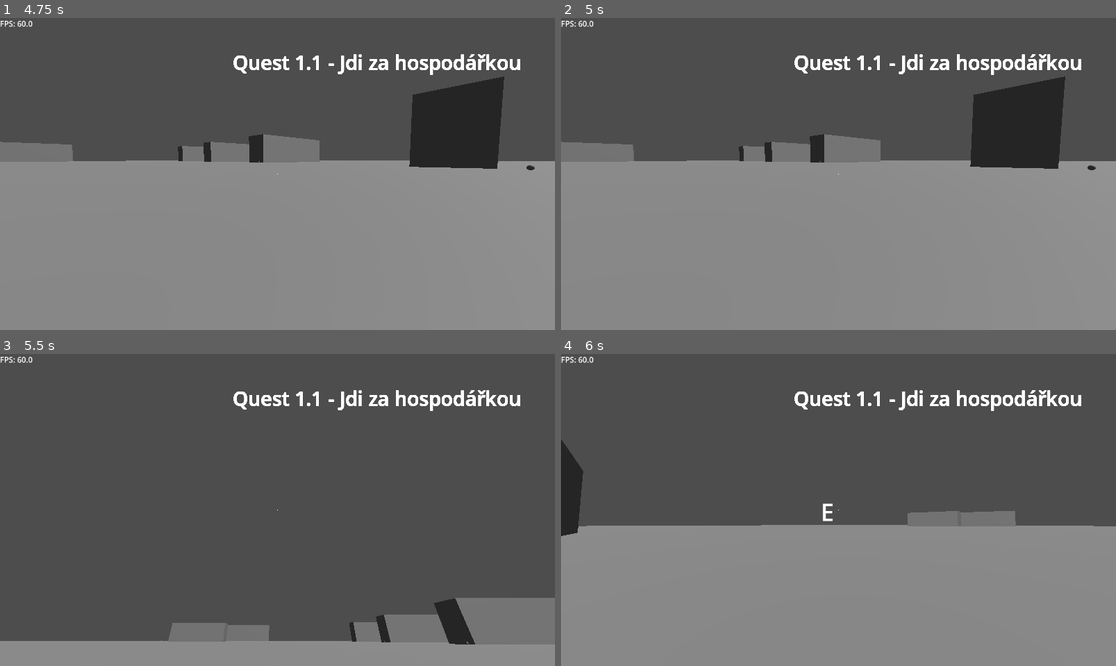
Above: before the commit, frames 1-4 (two rows, left to right).
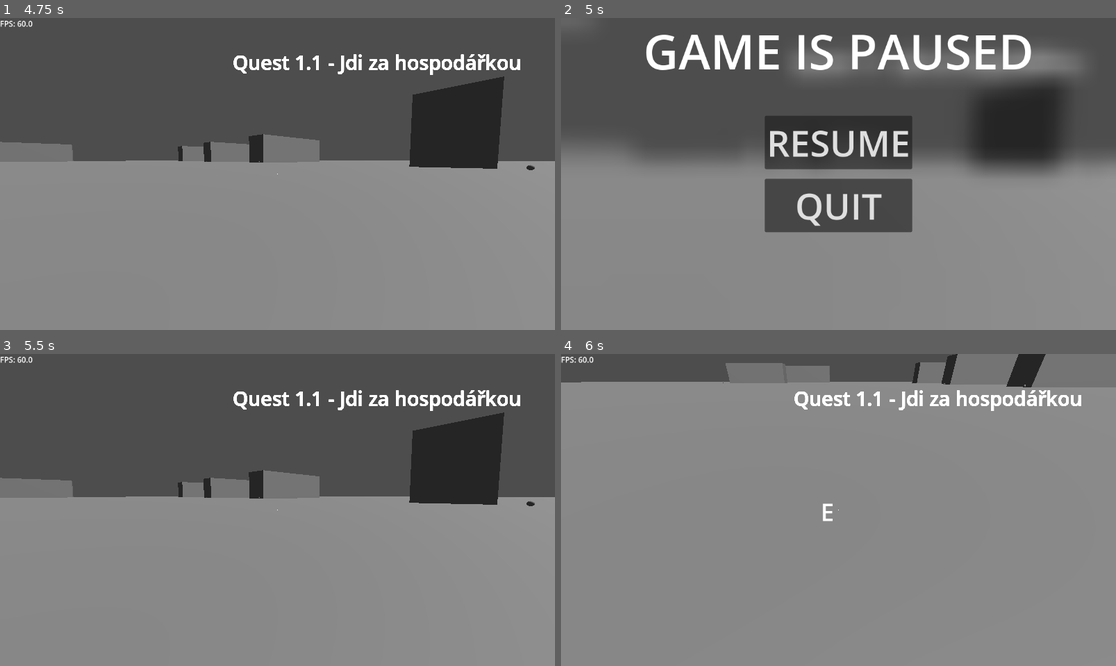
Above: after the commit, the same moments.

Repository: StrahovGameDev/StraHov
Game: Godot game, scene res://main_scene/game_manager.tscn
Two runs of this game, one before a commit and one after it. Both use one fixed random seed, a clock stepped at 60 frames per second and the inputs below. Video files are missing from this copy of the repository; at most half a second of black plays in their place.
Inputs (mouse positions are in pixels of both pictures, inside the frame that each line leads up to):
- Up to frame 1 (4.75 s): click "START" at 0.5 s; tap Enter (enter) at 1.25 s; move the mouse to (305, 174) at 1.27 s; hold E (accept) 1.28-2.03 s; hold Space (fly_up) from 1.28 s (still down); move the mouse to (249, 174) at 2.02 s; tap Ctrl (duck) at 2.1 s; tap E (accept) at 2.75, 3.5, 4.25 s; move the mouse to (288, 167) at 2.77 s; hold Enter (enter) 2.78-3.53 s; move the mouse to (271, 180) at 3.52 s; tap Shift (sprint) at 3.6 s; move the mouse to (316, 177) at 4.27 s; hold E (accept) from 4.28 s (still down)
- Up to frame 2 (5 s): keep holding Space (fly_up); keep holding E (accept); tap Escape (escape) at 4.9 s
- Up to frame 3 (5.5 s): release Space (fly_up) at 5 s; release E (accept) at 5 s; click (277, 478) at 5 s, where only the run after the commit has a clickable "RESUME"
- Up to frame 4 (6 s): tap E (accept) at 5.75 s; move the mouse to (794, 506) at 5.77 s; hold Space (fly_up) from 5.78 s (still down); tap Ctrl (duck) at 5.85 s

Frame 1 is identical in both runs. In frame 2, 16% of the frame differs, in the area x 0-100%, y 0-69%; in frame 3, 50%, in the area x 0-100%, y 18-94%; in frame 4, 48%.

Commit message:
PM: bugfix, cutscene is now skipable, and is not affected by pause menu 	that is now ready for full testing

Diff:
--- a/cutscene_manager.gd
+++ b/cutscene_manager.gd
@@ -2,6 +2,9 @@
 
 var last_time_escape_pressed: float
 var escape_held: bool = false
+
+## emited when cutscene starts
+signal started
 
 var cutscenes: Dictionary = {
 	"cutscene1.1": "res://cutscenes/cutscene1_1.ogv",
@@ -32,6 +35,7 @@
 
 func play_cutscene(cutscene_id: String) -> void:
 	if cutscenes.has(cutscene_id):
+		started.emit()
 		stream = load(cutscenes[cutscene_id])
 		play()
 	else:
@@ -40,4 +44,5 @@
 
 func skip_cutscene() -> void:
 	stop()
+	finished.emit()
 	stream = null
--- a/main_scene/game_manager.tscn
+++ b/main_scene/game_manager.tscn
@@ -1,14 +1,12 @@
-[gd_scene load_steps=8 format=3 uid="uid://bh1bx58xo7kmm"]
+[gd_scene load_steps=9 format=3 uid="uid://bh1bx58xo7kmm"]
 
 [ext_resource type="Script" uid="uid://bbookv36piwvg" path="res://main_scene/game_manager.gd" id="1_ctrpd"]
 [ext_resource type="PackedScene" uid="uid://djesgf26jvqba" path="res://player.tscn" id="2_ddapi"]
 [ext_resource type="PackedScene" uid="uid://limqqekoiruf" path="res://scenes/map.tscn" id="3_ddapi"]
-[ext_resource type="PackedScene" uid="uid://cv2buc5hncyui" path="res://scenes/dialog_trigger.tscn" id="4_1lmva"]
-[ext_resource type="PackedScene" uid="uid://dik6ufaanpog5" path="res://main_menu.tscn" id="5_p1t4w"]
-[ext_resource type="PackedScene" uid="uid://c8kybpvtqyg1" path="res://cutscene_manager.tscn" id="8_yvaem"]
 [ext_resource type="PackedScene" path="res://scenes/dialog_trigger.tscn" id="4_1lmva"]
 [ext_resource type="PackedScene" uid="uid://c07q3pntyj0fy" path="res://pause_menu/pause_menu.tscn" id="5_5f7xb"]
 [ext_resource type="PackedScene" uid="uid://dik6ufaanpog5" path="res://main_menu/main_menu.tscn" id="5_p1t4w"]
+[ext_resource type="PackedScene" uid="uid://c8kybpvtqyg1" path="res://cutscene_manager.tscn" id="8_yvaem"]
 
 [sub_resource type="Environment" id="Environment_ddapi"]
 
@@ -41,4 +39,7 @@
 
 [node name="CutsceneManager" parent="." instance=ExtResource("8_yvaem")]
 
+[connection signal="finished" from="CutsceneManager" to="pause_menu" method="_on_cutscene_manager_finished"]
+[connection signal="started" from="CutsceneManager" to="pause_menu" method="_on_cutscene_manager_started"]
+
 [editable path="Map"]
--- a/pause_menu/pause.gd
+++ b/pause_menu/pause.gd
@@ -1,18 +1,28 @@
-extends Control
+extends CanvasLayer
+
+var pausable = true
 
 func _ready() -> void:
-	$"..".visible = false
+	$".".visible = false
 
 func _input(event: InputEvent) -> void:
-	if event.is_action_pressed("pause"):
+
+	if event.is_action_pressed("escape") and pausable:
 		get_tree().paused = true
-		$"..".visible = true
+		$".".visible = true
 		Input.set_mouse_mode(Input.MOUSE_MODE_VISIBLE)
+
 
 func _on_resume_pressed() -> void:
 	get_tree().paused = false
-	$"..".visible = false
+	$".".visible = false
 	Input.set_mouse_mode(Input.MOUSE_MODE_CAPTURED)
 
 func _on_quit_pressed() -> void:
 	get_tree().quit()
+
+func _on_cutscene_manager_started() -> void:
+	pausable = false
+
+func _on_cutscene_manager_finished() -> void:
+	pausable = true
--- a/pause_menu/pause_menu.tscn
+++ b/pause_menu/pause_menu.tscn
@@ -11,6 +11,7 @@
 Button/font_sizes/font_size = 75
 
 [node name="pause_menu" type="CanvasLayer"]
+script = ExtResource("1_uwtdo")
 
 [node name="pause" type="Control" parent="."]
 process_mode = 3
@@ -21,7 +22,6 @@
 anchor_bottom = 1.0
 grow_horizontal = 2
 grow_vertical = 2
-script = ExtResource("1_uwtdo")
 
 [node name="blur" type="ColorRect" parent="pause"]
 material = SubResource("ShaderMaterial_uwtdo")
@@ -69,5 +69,5 @@
 text = "GAME IS PAUSED"
 horizontal_alignment = 1
 
-[connection signal="pressed" from="pause/VBoxContainer/resume" to="pause" method="_on_resume_pressed"]
-[connection signal="pressed" from="pause/VBoxContainer/quit" to="pause" method="_on_quit_pressed"]
+[connection signal="pressed" from="pause/VBoxContainer/resume" to="." method="_on_resume_pressed"]
+[connection signal="pressed" from="pause/VBoxContainer/quit" to="." method="_on_quit_pressed"]
